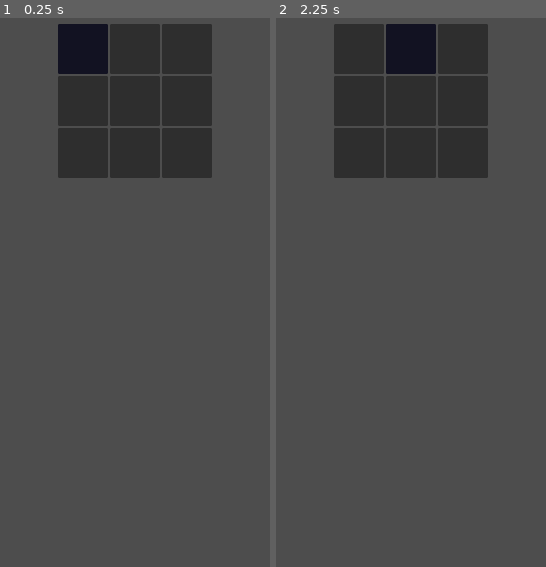
Above: before the commit, frames 1-2 (left to right).
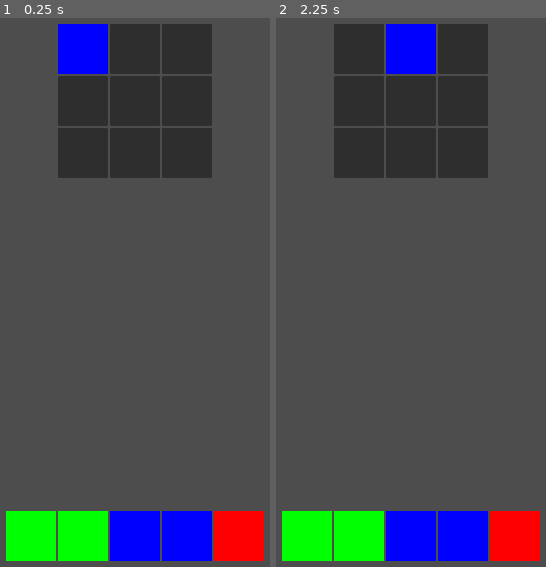
Above: after the commit, the same moments.

Repository: CullsGit/godot-4-tcg
Game: Godot game, scene res://scenes/Board.tscn
Two runs of this game, one before a commit and one after it. Both use one fixed random seed, a clock stepped at 60 frames per second and the inputs below.
Inputs:
- Up to frame 1 (0.25 s): no input
- Up to frame 2 (2.25 s): tap Enter at 0.5, 2 s; tap Space at 1.25 s

The runs differ from the first frame. In frame 1, 10% of the frame differs, in the area x 2-98%, y 1-99%; in frame 2, 10%.
Error before the commit: Cannot call method 'instantiate' on a null value. (res://scenes/Deck.gd:27)

Commit message:
add hand to ui, change from modulate to stylebox for cards so it is a solid colour rather than a tint on existing dark colour

Diff:
--- a/scenes/Board.gd
+++ b/scenes/Board.gd
@@ -66,7 +66,7 @@
 func place_test_cards():
 	var test_card1 = card_scene.instantiate()
 	test_card1.card_type = "Tank"
-	test_card1.card_color = Color.BLUE  # Blue for Tank
+	grid.get_child(0).place_card(test_card1)  # Blue for Tank
 
 	slots[0].place_card(test_card1)  # Top-left slot
 
--- a/scenes/Board.tscn
+++ b/scenes/Board.tscn
@@ -1,9 +1,10 @@
-[gd_scene load_steps=5 format=3 uid="uid://cjnww261m6pw"]
+[gd_scene load_steps=6 format=3 uid="uid://cjnww261m6pw"]
 
 [ext_resource type="Script" path="res://scenes/Board.gd" id="1_mj0ke"]
 [ext_resource type="PackedScene" uid="uid://bc8ob71spb8ro" path="res://scenes/Slot.tscn" id="2_qs5qd"]
 [ext_resource type="PackedScene" uid="uid://dgoplkvhg560w" path="res://scenes/Card.tscn" id="3_u4nkn"]
 [ext_resource type="Script" path="res://scenes/Deck.gd" id="4_2npvf"]
+[ext_resource type="Script" path="res://scenes/Hand.gd" id="5_digxp"]
 
 [node name="Board" type="Control"]
 custom_minimum_size = Vector2(300, 300)
@@ -53,5 +54,15 @@
 [node name="Slot_2_2" parent="Grid" instance=ExtResource("2_qs5qd")]
 layout_mode = 2
 
-[node name="Deck" type="Node" parent="."]
+[node name="Hand" type="HBoxContainer" parent="."]
+layout_mode = 2
+offset_left = -108.0
+offset_top = 970.0
+offset_right = -8.0
+offset_bottom = 970.0
+script = ExtResource("5_digxp")
+
+[node name="Deck" type="Node" parent="." node_paths=PackedStringArray("hand_node")]
 script = ExtResource("4_2npvf")
+card_scene = ExtResource("3_u4nkn")
+hand_node = NodePath("../Hand")
--- a/scenes/Card.gd
+++ b/scenes/Card.gd
@@ -1,8 +1,18 @@
-extends Control
+extends Panel  # Use Panel or ColorRect to allow background color changes
 
-# Card properties
-@export var card_type: String  # "Tank", "Damage", "Magic", "Healer"
-@export var card_color: Color  # The color representing the card
+@export var card_type: String = ""  # Card type (Tank, Damage, Magic, Healer)
+
+
+# Color mapping for each card type
+const CARD_COLORS = {
+	"Tank": Color.BLUE,
+	"Damage": Color.RED,
+	"Magic": Color.GREEN,
+	"Healer": Color.PURPLE
+}
 
 func _ready():
-	modulate = card_color  # Change card color dynamically
+	if card_type in CARD_COLORS:
+		var new_style = StyleBoxFlat.new()  # Create a new style box
+		new_style.bg_color = CARD_COLORS[card_type]  # Assign background color
+		set("theme_override_styles/panel", new_style)  # Apply the color to the panel
--- a/scenes/Card.tscn
+++ b/scenes/Card.tscn
@@ -2,15 +2,8 @@
 
 [ext_resource type="Script" path="res://scenes/Card.gd" id="1_ev0x0"]
 
-[node name="Card" type="Control"]
-layout_mode = 3
-anchors_preset = 0
-offset_right = 40.0
-offset_bottom = 40.0
+[node name="Card" type="Panel"]
+custom_minimum_size = Vector2(100, 100)
+offset_right = 100.0
+offset_bottom = 100.0
 script = ExtResource("1_ev0x0")
-
-[node name="Panel" type="Panel" parent="."]
-custom_minimum_size = Vector2(100, 100)
-layout_mode = 0
-offset_right = 40.0
-offset_bottom = 40.0
--- a/scenes/Deck.gd
+++ b/scenes/Deck.gd
@@ -1,34 +1,36 @@
 extends Node
 
-# Holds the deck of cards
-var deck: Array = []
+@export var card_scene: PackedScene  # Assign "Card.tscn"
+@export var hand_node: Node  # Assign "Hand"
 
-# Card types with associated colors
-const CARD_TYPES = {
-	"Tank": Color.BLUE,
-	"Damage": Color.RED,
-	"Magic": Color.GREEN,
-	"Healer": Color.PURPLE
-}
-
-# Reference to the card scene
-@export var card_scene: PackedScene
+var deck = []  # Store 20 shuffled cards
+const CARD_TYPES = ["Tank", "Damage", "Magic", "Healer"]
 
 func _ready():
 	generate_deck()
 	shuffle_deck()
+	draw_starting_hand()  # Start with 5 visible cards
 
 # 🔹 Generates 5 cards of each type
 func generate_deck():
-	deck.clear()  # Reset deck
-
-	for type in CARD_TYPES.keys():
-		for i in range(5):  # Add 5 of each type
+	deck.clear()
+	for type in CARD_TYPES:
+		for i in range(5):
 			var card = card_scene.instantiate()
-			card.card_type = type
-			card.card_color = CARD_TYPES[type]
+			card.card_type = type  # Assign type
 			deck.append(card)
 
-# 🔹 Shuffles the deck randomly
+# 🔹 Shuffle the deck
 func shuffle_deck():
 	deck.shuffle()
+
+# 🔹 Draw a card if the hand isn't full
+func draw_card():
+	if deck.size() > 0 and hand_node.hand_cards.size() < 5:
+		var drawn_card = deck.pop_front()
+		hand_node.add_card(drawn_card)  # Add the card to the hand
+
+# 🔹 Draw 5 cards at the start of the game
+func draw_starting_hand():
+	for i in range(5):
+		draw_card()
--- /dev/null
+++ b/scenes/Hand.gd
@@ -0,0 +1,13 @@
+extends HBoxContainer
+
+var hand_cards: Array = []  # Stores drawn cards
+const MAX_HAND_SIZE = 5  # Max cards allowed in hand
+
+# 🔹 Adds a drawn card to the player's hand
+func add_card(card):
+	if hand_cards.size() < MAX_HAND_SIZE:
+		hand_cards.append(card)  # Store reference in hand
+		add_child(card)  # Add to UI
+		print("Card added to hand:", card.card_type)
+	else:
+		print("Hand is full!")
